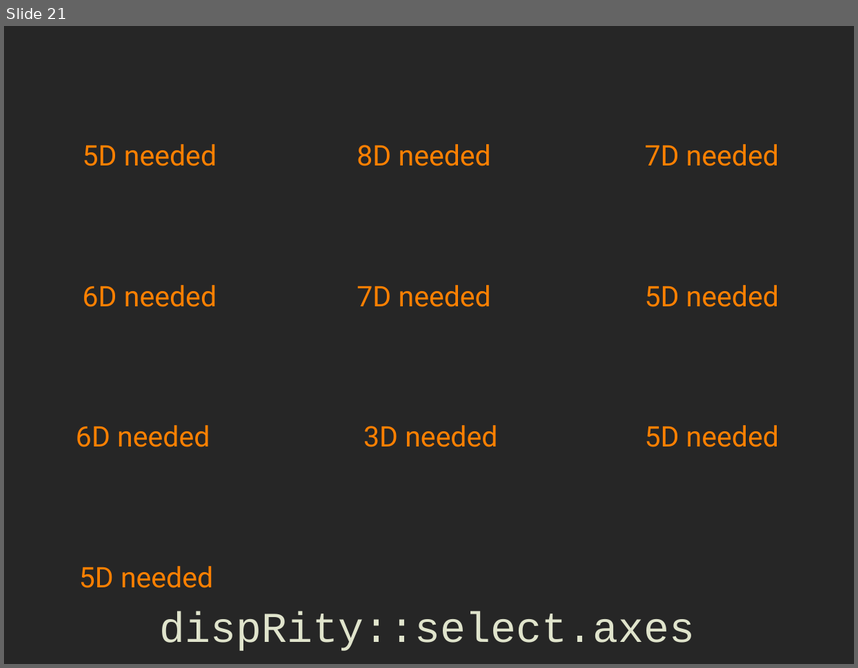
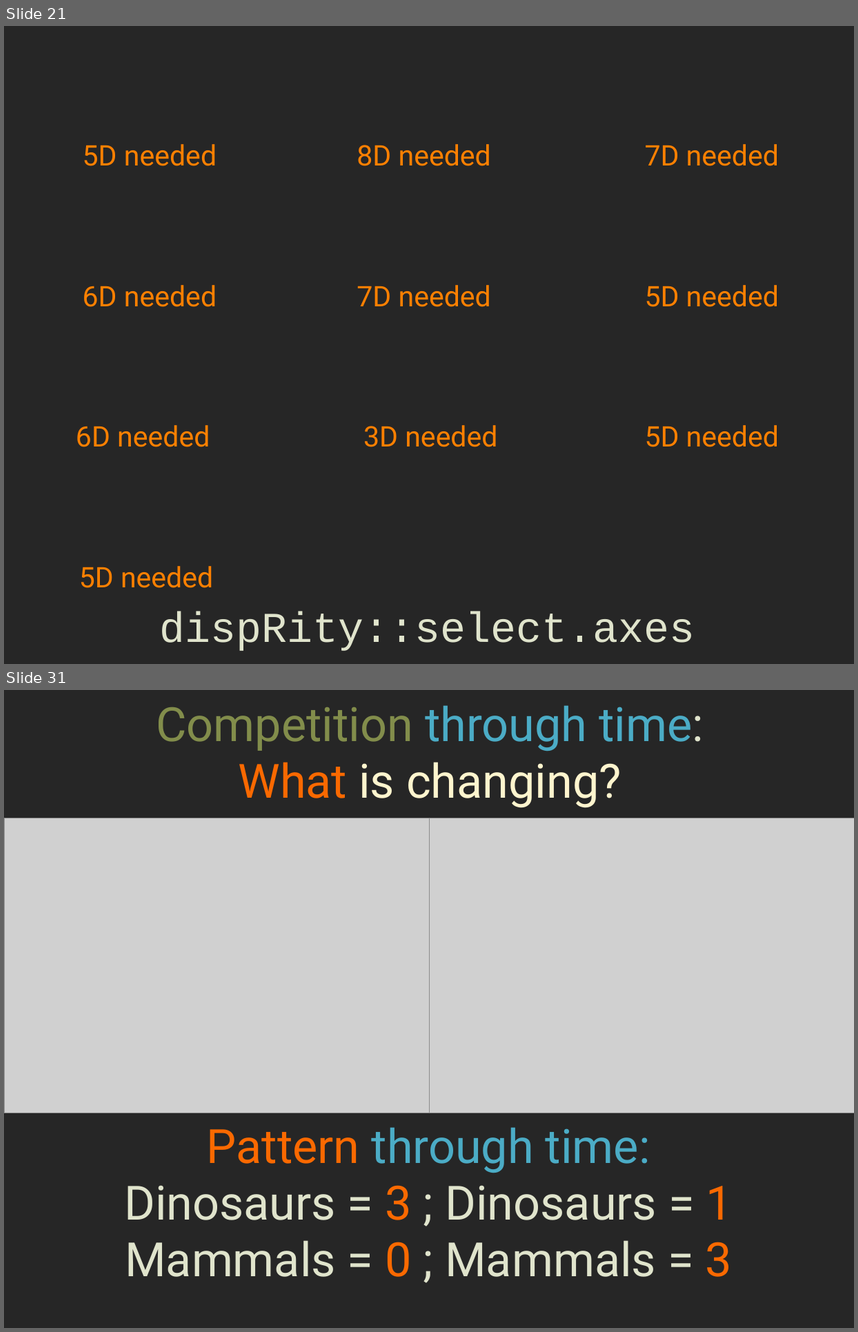
Before and after one commit to TGuillerme/Morphological_traits, a slide deck: slides/02-disparity.odp. Shown one above the other, each under a label of ours: slide 21 before the commit, slides 21 and 31 after it; the slides between them are not shown. The pictures are 858x668 and 858x1332 pixels, drawn with LibreOffice and Linux fonts; fonts in the diff are those of the drawing; grey boxes stand for pictures; background and template pictures are left out. Boxes give left, top, right and bottom in pixels: in the first picture for what was removed or moved away, otherwise in the second. Text is boxed around its words. In the diff, an @@ line names an element or a change of style, - is before the commit and + after.

```diff
--- a/slides/02-disparity.odp
+++ b/slides/02-disparity.odp
@@ slide 31 added at (4, 690, 854, 1328), background #262626 @@
@@ text added at (156, 705, 704, 808), 40 pt, text #828D4B @@
+Competition through time:
+What is changing?
@@ picture added at (4, 818, 430, 1112) @@
@@ picture added at (430, 818, 854, 1112) @@
@@ text added at (124, 1127, 733, 1276), 40 pt, text #E0E4CC @@
+Pattern through time:
+Dinosaurs = 3 ; Dinosaurs = 1
+Mammals = 0 ; Mammals = 3
```
Also in this commit, not shown: 13 other slides added, 5 slides removed.
